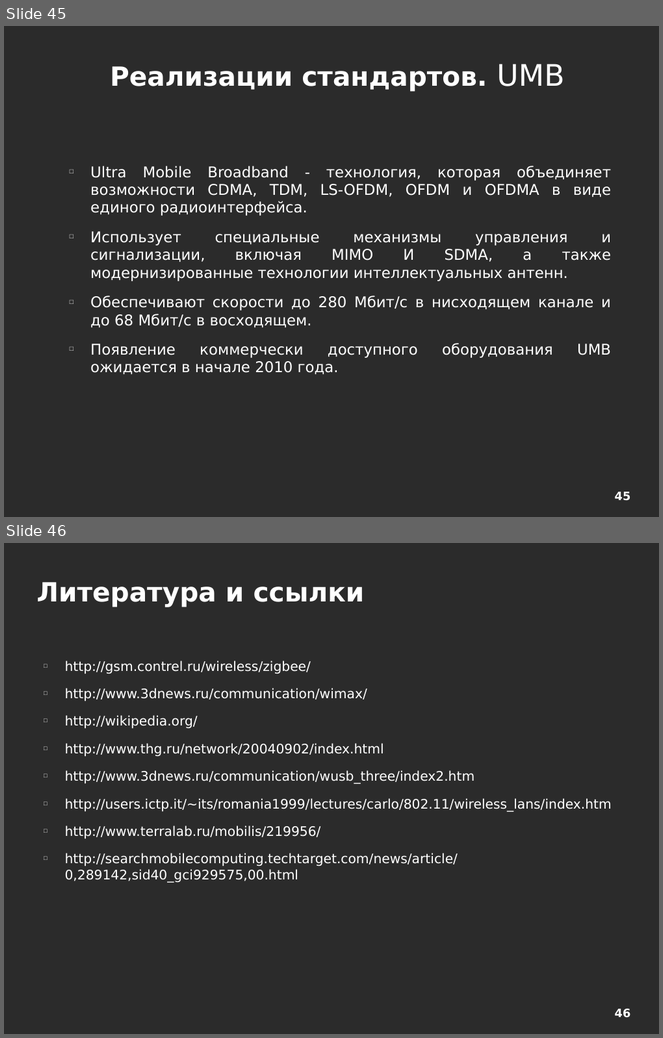
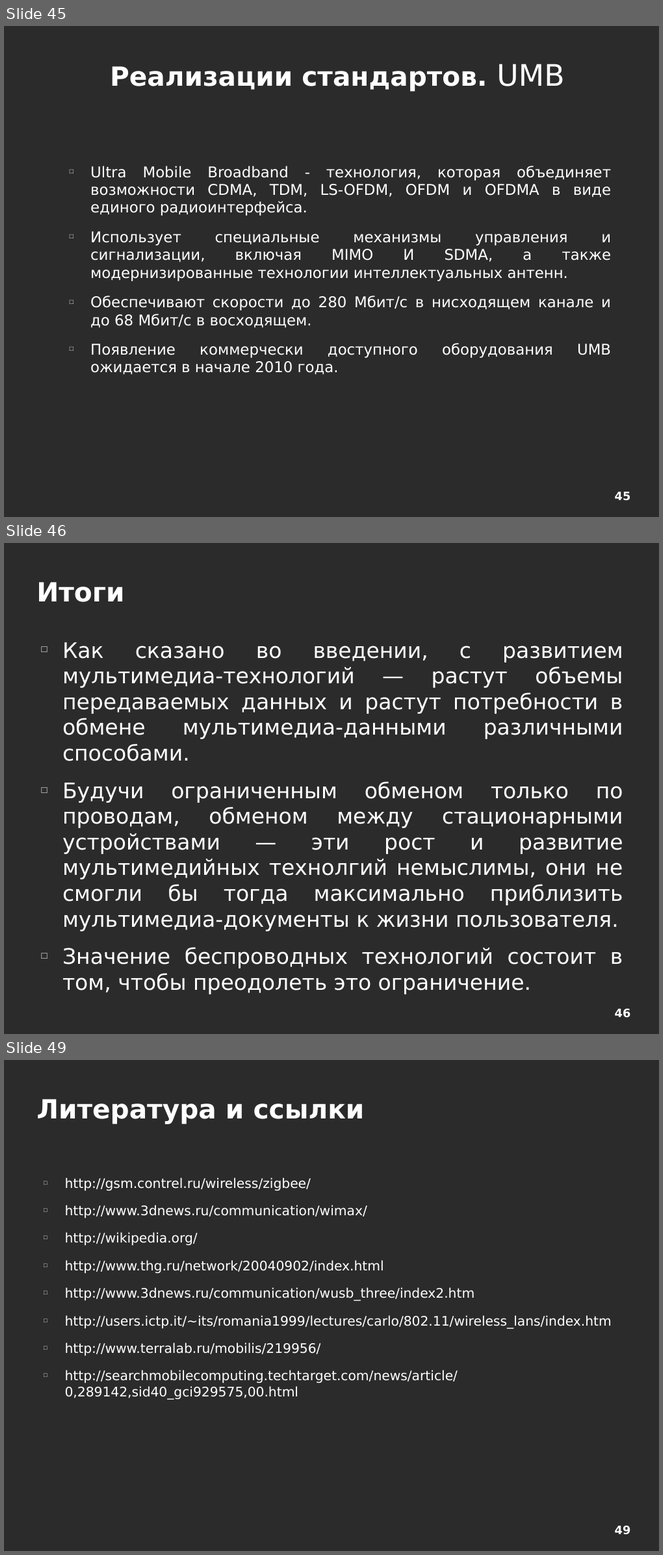
Before and after one commit to aeremenok/a-team-777, a slide deck: 10/smm/doc/eav_wireless.odp. Shown one above the other, each under a label of ours: slides 45 and 46 before the commit, slides 45, 46 and 49 after it; the slides between them are not shown. The pictures are 663x1038 and 663x1555 pixels, drawn with LibreOffice and Linux fonts; fonts in the diff are those of the drawing; background and template pictures are left out; a plain dark background stands for a picture behind light text. Boxes give left, top, right and bottom in pixels: in the first picture for what was removed or moved away, otherwise in the second. Text is boxed around its words. In the diff, an @@ line names an element or a change of style, - is before the commit and + after.

```diff
--- a/10/smm/doc/eav_wireless.odp
+++ b/10/smm/doc/eav_wireless.odp
@@ slide 46 added at (x1=4, y1=543, x2=659, y2=1034), background picture (left out) @@
@@ title added at (x1=36, y1=582, x2=124, y2=602), 32 pt, text #FFFFFF, bold @@
+Итоги
@@ text added at (x1=62, y1=642, x2=623, y2=995), 26 pt, text #FFFFFF @@
+□ Как сказано во введении, с развитием мультимедиа-технологий — растут объемы передаваемых данных и растут потребности в обмене мультимедиа-данными различными способами.
+□ Будучи ограниченным обменом только по проводам, обменом между стационарными устройствами — эти рост и развитие мультимедийных технолгий немыслимы, они не смогли бы тогда максимально приблизить мультимедиа-документы к жизни пользователя.
+□ Значение беспроводных технологий состоит в том, чтобы преодолеть это ограничение.
@@ page number added at (x1=615, y1=1009, x2=631, y2=1018), 14 pt, text #FFFFFF, bold @@
+46
@@ what was slide 46 is now slide 49 @@
@@ page number at (x1=615, y1=1526, x2=631, y2=1535): text changed @@
-46
+49
```
Also in this commit, not shown: 2 other slides added, 2 other files.
